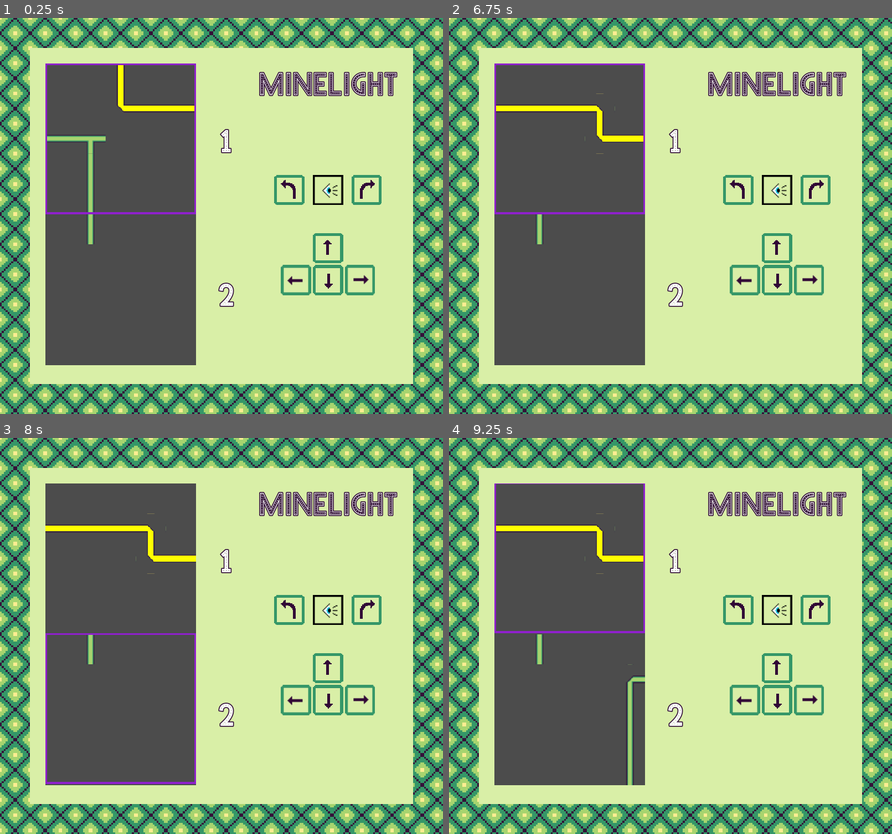
Above: before the commit, frames 1-4 (two rows, left to right).
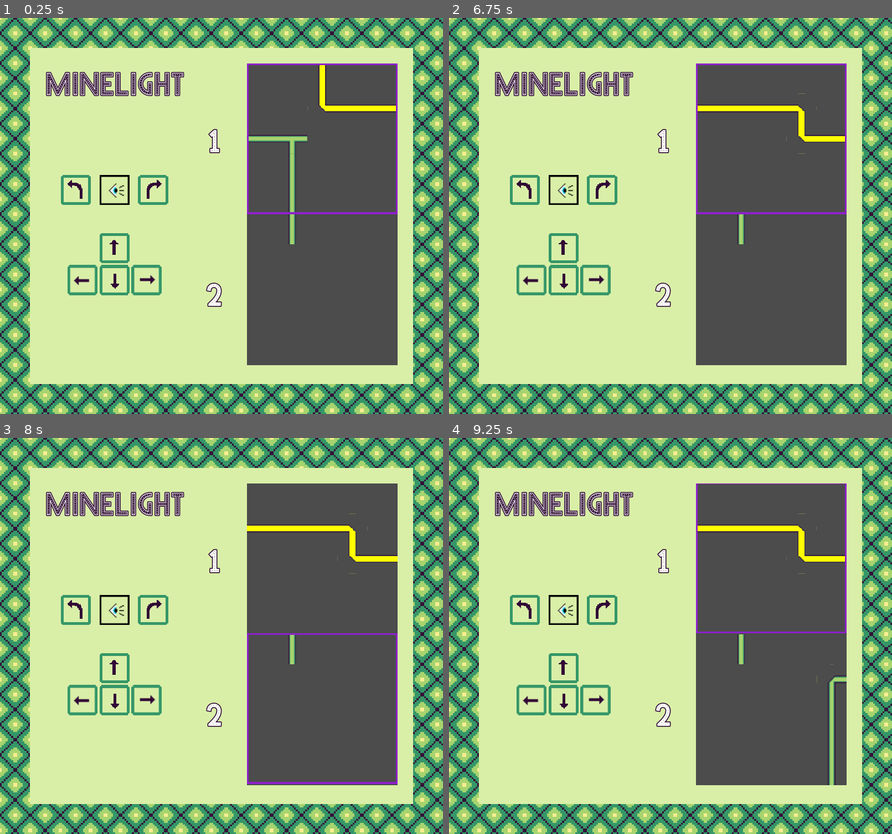
Above: after the commit, the same moments.

Repository: jojva/ld48
Game: Godot game, scene res://Main.tscn
The game is run twice, just before and just after one commit, with the same random seed, the same clock (stepped at 60 frames per second) and the same inputs.
Inputs (mouse positions are in pixels of both pictures, inside the frame that each line leads up to; where the layout moved, square brackets give the same spot in the first picture):
- Up to frame 1 (0.25 s): no input
- Up to frame 2 (6.75 s): click (524, 188) [736, 188] at 0.5 s; click (604, 188) [816, 188] at 1.25 s; click (533, 279) [745, 279] at 2 s; click (595, 279) [807, 279] at 2.75 s; click (564, 247) [776, 247] at 3.5 s; click (564, 247) [776, 247] at 4.25 s; click (564, 279) [776, 279] at 5 s; click (564, 279) [776, 279] at 5.75 s; tap Enter at 6.5 s; move the mouse to (767, 196) at 6.52 s; hold Right (ui_right) from 6.53 s (still down); click (767, 196) at 6.67 s
- Up to frame 3 (8 s): tap Space at 7.25 s; move the mouse to (132, 655) at 7.27 s; release Right (ui_right) at 7.28 s; hold Down (ui_down) from 7.28 s (still down)
- Up to frame 4 (9.25 s): tap Enter at 8 s; move the mouse to (714, 548) at 8.02 s; release Down (ui_down) at 8.03 s; hold Right (ui_right) 8.03-8.78 s; tap Space at 8.75 s; move the mouse to (648, 715) at 8.77 s; hold Up (ui_up) from 8.78 s (still down); click (648, 715) at 8.92 s

The runs differ from the first frame. In frame 1, 52% of the frame differs, in the area x 10-90%, y 11-88%; in frame 2, 52%; in frame 3, 52%; in frame 4, 52%.

Commit message:
change order

Diff:
--- a/Main.gd
+++ b/Main.gd
@@ -58,6 +58,7 @@
 
 
 func _on_TurnRight_pressed():
+	print('yo')
 	pass # Replace with function body.
 
 
--- a/Main.tscn
+++ b/Main.tscn
@@ -63,33 +63,6 @@
 "_edit_use_anchors_": false
 }
 
-[node name="HBoxContainer" type="HBoxContainer" parent="HUD/MarginContainer"]
-margin_right = 812.0
-margin_bottom = 712.0
-
-[node name="VBoxContainer" type="VBoxContainer" parent="HUD/MarginContainer/HBoxContainer"]
-margin_bottom = 712.0
-__meta__ = {
-"_edit_use_anchors_": false
-}
-
-[node name="Container" type="Container" parent="HUD/MarginContainer/HBoxContainer"]
-margin_left = 4.0
-margin_right = 406.0
-margin_bottom = 712.0
-size_flags_horizontal = 3
-size_flags_vertical = 3
-
-[node name="LevelLabels" type="VBoxContainer" parent="HUD/MarginContainer/HBoxContainer"]
-margin_left = 410.0
-margin_right = 410.0
-size_flags_horizontal = 2
-size_flags_vertical = 2
-alignment = 1
-__meta__ = {
-"_edit_use_anchors_": false
-}
-
 [node name="ColorRect" type="ColorRect" parent="HUD/MarginContainer"]
 margin_right = 812.0
 margin_bottom = 712.0
@@ -113,8 +86,172 @@
 "_edit_use_anchors_": false
 }
 
+[node name="VBoxContainer" type="VBoxContainer" parent="HUD/MarginContainer/ColorRect/MarginContainer/HBoxContainer"]
+margin_right = 297.0
+margin_bottom = 648.0
+
+[node name="Title" type="Label" parent="HUD/MarginContainer/ColorRect/MarginContainer/HBoxContainer/VBoxContainer"]
+margin_right = 297.0
+margin_bottom = 78.0
+size_flags_vertical = 5
+custom_fonts/font = SubResource( 2 )
+custom_constants/shadow_offset_x = 0
+text = "minelight"
+
+[node name="CenterContainer3" type="CenterContainer" parent="HUD/MarginContainer/ColorRect/MarginContainer/HBoxContainer/VBoxContainer"]
+margin_top = 82.0
+margin_right = 297.0
+margin_bottom = 648.0
+size_flags_horizontal = 3
+size_flags_vertical = 3
+
+[node name="VBoxContainer" type="VBoxContainer" parent="HUD/MarginContainer/ColorRect/MarginContainer/HBoxContainer/VBoxContainer/CenterContainer3"]
+margin_left = 34.0
+margin_top = 155.0
+margin_right = 262.0
+margin_bottom = 410.0
+custom_constants/separation = 59
+
+[node name="CenterContainer" type="CenterContainer" parent="HUD/MarginContainer/ColorRect/MarginContainer/HBoxContainer/VBoxContainer/CenterContainer3/VBoxContainer"]
+margin_right = 228.0
+margin_bottom = 64.0
+size_flags_horizontal = 3
+size_flags_vertical = 2
+
+[node name="HBoxContainer" type="HBoxContainer" parent="HUD/MarginContainer/ColorRect/MarginContainer/HBoxContainer/VBoxContainer/CenterContainer3/VBoxContainer/CenterContainer"]
+margin_right = 228.0
+margin_bottom = 64.0
+rect_pivot_offset = Vector2( 32, 0 )
+size_flags_horizontal = 3
+size_flags_vertical = 3
+custom_constants/separation = 18
+
+[node name="TurnLeft" type="TextureButton" parent="HUD/MarginContainer/ColorRect/MarginContainer/HBoxContainer/VBoxContainer/CenterContainer3/VBoxContainer/CenterContainer/HBoxContainer"]
+margin_right = 64.0
+margin_bottom = 64.0
+rect_min_size = Vector2( 64, 64 )
+rect_pivot_offset = Vector2( 32, 0 )
+size_flags_horizontal = 3
+texture_normal = ExtResource( 9 )
+expand = true
+
+[node name="Eye" type="TextureRect" parent="HUD/MarginContainer/ColorRect/MarginContainer/HBoxContainer/VBoxContainer/CenterContainer3/VBoxContainer/CenterContainer/HBoxContainer"]
+margin_left = 82.0
+margin_right = 146.0
+margin_bottom = 64.0
+rect_min_size = Vector2( 64, 64 )
+rect_pivot_offset = Vector2( 32, 32 )
+texture = ExtResource( 3 )
+expand = true
+
+[node name="TurnRight" type="TextureButton" parent="HUD/MarginContainer/ColorRect/MarginContainer/HBoxContainer/VBoxContainer/CenterContainer3/VBoxContainer/CenterContainer/HBoxContainer"]
+margin_left = 164.0
+margin_right = 228.0
+margin_bottom = 64.0
+rect_min_size = Vector2( 64, 64 )
+texture_normal = ExtResource( 6 )
+expand = true
+
+[node name="CenterContainer2" type="CenterContainer" parent="HUD/MarginContainer/ColorRect/MarginContainer/HBoxContainer/VBoxContainer/CenterContainer3/VBoxContainer"]
+margin_top = 123.0
+margin_right = 228.0
+margin_bottom = 255.0
+size_flags_horizontal = 3
+size_flags_vertical = 3
+
+[node name="VBoxContainer" type="VBoxContainer" parent="HUD/MarginContainer/ColorRect/MarginContainer/HBoxContainer/VBoxContainer/CenterContainer3/VBoxContainer/CenterContainer2"]
+margin_left = 14.0
+margin_right = 214.0
+margin_bottom = 132.0
+
+[node name="CenterContainer" type="CenterContainer" parent="HUD/MarginContainer/ColorRect/MarginContainer/HBoxContainer/VBoxContainer/CenterContainer3/VBoxContainer/CenterContainer2/VBoxContainer"]
+margin_right = 200.0
+margin_bottom = 64.0
+
+[node name="GoUp" type="TextureButton" parent="HUD/MarginContainer/ColorRect/MarginContainer/HBoxContainer/VBoxContainer/CenterContainer3/VBoxContainer/CenterContainer2/VBoxContainer/CenterContainer"]
+margin_left = 68.0
+margin_right = 132.0
+margin_bottom = 64.0
+rect_min_size = Vector2( 64, 64 )
+rect_pivot_offset = Vector2( 32, 0 )
+size_flags_horizontal = 3
+texture_normal = ExtResource( 8 )
+expand = true
+
+[node name="HBoxContainer" type="HBoxContainer" parent="HUD/MarginContainer/ColorRect/MarginContainer/HBoxContainer/VBoxContainer/CenterContainer3/VBoxContainer/CenterContainer2/VBoxContainer"]
+margin_top = 68.0
+margin_right = 200.0
+margin_bottom = 132.0
+rect_pivot_offset = Vector2( 32, 0 )
+size_flags_horizontal = 0
+
+[node name="ShiftLeft" type="TextureButton" parent="HUD/MarginContainer/ColorRect/MarginContainer/HBoxContainer/VBoxContainer/CenterContainer3/VBoxContainer/CenterContainer2/VBoxContainer/HBoxContainer"]
+margin_right = 64.0
+margin_bottom = 64.0
+rect_min_size = Vector2( 64, 64 )
+rect_pivot_offset = Vector2( 32, 0 )
+size_flags_horizontal = 3
+texture_normal = ExtResource( 7 )
+expand = true
+
+[node name="GoDown" type="TextureButton" parent="HUD/MarginContainer/ColorRect/MarginContainer/HBoxContainer/VBoxContainer/CenterContainer3/VBoxContainer/CenterContainer2/VBoxContainer/HBoxContainer"]
+margin_left = 68.0
+margin_right = 132.0
+margin_bottom = 64.0
+rect_min_size = Vector2( 64, 64 )
+rect_pivot_offset = Vector2( 32, 0 )
+size_flags_horizontal = 3
+texture_normal = ExtResource( 11 )
+expand = true
+
+[node name="ShiftRight" type="TextureButton" parent="HUD/MarginContainer/ColorRect/MarginContainer/HBoxContainer/VBoxContainer/CenterContainer3/VBoxContainer/CenterContainer2/VBoxContainer/HBoxContainer"]
+margin_left = 136.0
+margin_right = 200.0
+margin_bottom = 64.0
+rect_min_size = Vector2( 64, 64 )
+texture_normal = ExtResource( 10 )
+expand = true
+
+[node name="LevelLabels" type="VBoxContainer" parent="HUD/MarginContainer/ColorRect/MarginContainer/HBoxContainer"]
+margin_left = 301.0
+margin_right = 522.0
+margin_bottom = 648.0
+size_flags_horizontal = 3
+size_flags_vertical = 3
+__meta__ = {
+"_edit_use_anchors_": false
+}
+
+[node name="TopLevel" type="Label" parent="HUD/MarginContainer/ColorRect/MarginContainer/HBoxContainer/LevelLabels"]
+margin_right = 221.0
+margin_bottom = 322.0
+size_flags_horizontal = 3
+size_flags_vertical = 3
+custom_fonts/font = SubResource( 3 )
+text = "1"
+align = 1
+valign = 1
+__meta__ = {
+"_edit_use_anchors_": true
+}
+
+[node name="BottomLevel" type="Label" parent="HUD/MarginContainer/ColorRect/MarginContainer/HBoxContainer/LevelLabels"]
+margin_top = 326.0
+margin_right = 221.0
+margin_bottom = 648.0
+size_flags_horizontal = 3
+size_flags_vertical = 3
+custom_fonts/font = SubResource( 3 )
+text = "1"
+align = 1
+valign = 1
+__meta__ = {
+"_edit_use_anchors_": true
+}
+
 [node name="ViewportContainer" type="ViewportContainer" parent="HUD/MarginContainer/ColorRect/MarginContainer/HBoxContainer"]
-margin_right = 221.0
+margin_left = 526.0
+margin_right = 748.0
 margin_bottom = 648.0
 size_flags_horizontal = 3
 size_flags_vertical = 3
@@ -141,170 +278,6 @@
 "_edit_use_anchors_": false
 }
 
-[node name="LevelLabels" type="VBoxContainer" parent="HUD/MarginContainer/ColorRect/MarginContainer/HBoxContainer"]
-margin_left = 225.0
-margin_right = 447.0
-margin_bottom = 648.0
-size_flags_horizontal = 3
-size_flags_vertical = 3
-__meta__ = {
-"_edit_use_anchors_": false
-}
-
-[node name="TopLevel" type="Label" parent="HUD/MarginContainer/ColorRect/MarginContainer/HBoxContainer/LevelLabels"]
-margin_right = 222.0
-margin_bottom = 322.0
-size_flags_horizontal = 3
-size_flags_vertical = 3
-custom_fonts/font = SubResource( 2 )
-text = "1"
-align = 1
-valign = 1
-__meta__ = {
-"_edit_use_anchors_": true
-}
-
-[node name="BottomLevel" type="Label" parent="HUD/MarginContainer/ColorRect/MarginContainer/HBoxContainer/LevelLabels"]
-margin_top = 326.0
-margin_right = 222.0
-margin_bottom = 648.0
-size_flags_horizontal = 3
-size_flags_vertical = 3
-custom_fonts/font = SubResource( 2 )
-text = "1"
-align = 1
-valign = 1
-__meta__ = {
-"_edit_use_anchors_": true
-}
-
-[node name="VBoxContainer" type="VBoxContainer" parent="HUD/MarginContainer/ColorRect/MarginContainer/HBoxContainer"]
-margin_left = 451.0
-margin_right = 748.0
-margin_bottom = 648.0
-
-[node name="Title" type="Label" parent="HUD/MarginContainer/ColorRect/MarginContainer/HBoxContainer/VBoxContainer"]
-margin_right = 297.0
-margin_bottom = 78.0
-size_flags_vertical = 5
-custom_fonts/font = SubResource( 3 )
-custom_constants/shadow_offset_x = 0
-text = "minelight"
-
-[node name="CenterContainer3" type="CenterContainer" parent="HUD/MarginContainer/ColorRect/MarginContainer/HBoxContainer/VBoxContainer"]
-margin_top = 82.0
-margin_right = 297.0
-margin_bottom = 648.0
-size_flags_horizontal = 3
-size_flags_vertical = 3
-
-[node name="VBoxContainer" type="VBoxContainer" parent="HUD/MarginContainer/ColorRect/MarginContainer/HBoxContainer/VBoxContainer/CenterContainer3"]
-margin_left = 34.0
-margin_top = 155.0
-margin_right = 262.0
-margin_bottom = 410.0
-custom_constants/separation = 59
-
-[node name="CenterContainer" type="CenterContainer" parent="HUD/MarginContainer/ColorRect/MarginContainer/HBoxContainer/VBoxContainer/CenterContainer3/VBoxContainer"]
-margin_right = 228.0
-margin_bottom = 64.0
-size_flags_horizontal = 3
-size_flags_vertical = 2
-
-[node name="HBoxContainer" type="HBoxContainer" parent="HUD/MarginContainer/ColorRect/MarginContainer/HBoxContainer/VBoxContainer/CenterContainer3/VBoxContainer/CenterContainer"]
-margin_right = 228.0
-margin_bottom = 64.0
-rect_pivot_offset = Vector2( 32, 0 )
-size_flags_horizontal = 3
-size_flags_vertical = 3
-custom_constants/separation = 18
-
-[node name="TurnLeft" type="TextureButton" parent="HUD/MarginContainer/ColorRect/MarginContainer/HBoxContainer/VBoxContainer/CenterContainer3/VBoxContainer/CenterContainer/HBoxContainer"]
-margin_right = 64.0
-margin_bottom = 64.0
-rect_min_size = Vector2( 64, 64 )
-rect_pivot_offset = Vector2( 32, 0 )
-size_flags_horizontal = 3
-texture_normal = ExtResource( 9 )
-expand = true
-
-[node name="Eye" type="TextureRect" parent="HUD/MarginContainer/ColorRect/MarginContainer/HBoxContainer/VBoxContainer/CenterContainer3/VBoxContainer/CenterContainer/HBoxContainer"]
-margin_left = 82.0
-margin_right = 146.0
-margin_bottom = 64.0
-rect_min_size = Vector2( 64, 64 )
-rect_pivot_offset = Vector2( 32, 32 )
-texture = ExtResource( 3 )
-expand = true
-
-[node name="TurnRight" type="TextureButton" parent="HUD/MarginContainer/ColorRect/MarginContainer/HBoxContainer/VBoxContainer/CenterContainer3/VBoxContainer/CenterContainer/HBoxContainer"]
-margin_left = 164.0
-margin_right = 228.0
-margin_bottom = 64.0
-rect_min_size = Vector2( 64, 64 )
-texture_normal = ExtResource( 6 )
-expand = true
-
-[node name="CenterContainer2" type="CenterContainer" parent="HUD/MarginContainer/ColorRect/MarginContainer/HBoxContainer/VBoxContainer/CenterContainer3/VBoxContainer"]
-margin_top = 123.0
-margin_right = 228.0
-margin_bottom = 255.0
-size_flags_horizontal = 3
-size_flags_vertical = 3
-
-[node name="VBoxContainer" type="VBoxContainer" parent="HUD/MarginContainer/ColorRect/MarginContainer/HBoxContainer/VBoxContainer/CenterContainer3/VBoxContainer/CenterContainer2"]
-margin_left = 14.0
-margin_right = 214.0
-margin_bottom = 132.0
-
-[node name="CenterContainer" type="CenterContainer" parent="HUD/MarginContainer/ColorRect/MarginContainer/HBoxContainer/VBoxContainer/CenterContainer3/VBoxContainer/CenterContainer2/VBoxContainer"]
-margin_right = 200.0
-margin_bottom = 64.0
-
-[node name="GoUp" type="TextureButton" parent="HUD/MarginContainer/ColorRect/MarginContainer/HBoxContainer/VBoxContainer/CenterContainer3/VBoxContainer/CenterContainer2/VBoxContainer/CenterContainer"]
-margin_left = 68.0
-margin_right = 132.0
-margin_bottom = 64.0
-rect_min_size = Vector2( 64, 64 )
-rect_pivot_offset = Vector2( 32, 0 )
-size_flags_horizontal = 3
-texture_normal = ExtResource( 8 )
-expand = true
-
-[node name="HBoxContainer" type="HBoxContainer" parent="HUD/MarginContainer/ColorRect/MarginContainer/HBoxContainer/VBoxContainer/CenterContainer3/VBoxContainer/CenterContainer2/VBoxContainer"]
-margin_top = 68.0
-margin_right = 200.0
-margin_bottom = 132.0
-rect_pivot_offset = Vector2( 32, 0 )
-size_flags_horizontal = 0
-
-[node name="ShiftLeft" type="TextureButton" parent="HUD/MarginContainer/ColorRect/MarginContainer/HBoxContainer/VBoxContainer/CenterContainer3/VBoxContainer/CenterContainer2/VBoxContainer/HBoxContainer"]
-margin_right = 64.0
-margin_bottom = 64.0
-rect_min_size = Vector2( 64, 64 )
-rect_pivot_offset = Vector2( 32, 0 )
-size_flags_horizontal = 3
-texture_normal = ExtResource( 7 )
-expand = true
-
-[node name="GoDown" type="TextureButton" parent="HUD/MarginContainer/ColorRect/MarginContainer/HBoxContainer/VBoxContainer/CenterContainer3/VBoxContainer/CenterContainer2/VBoxContainer/HBoxContainer"]
-margin_left = 68.0
-margin_right = 132.0
-margin_bottom = 64.0
-rect_min_size = Vector2( 64, 64 )
-rect_pivot_offset = Vector2( 32, 0 )
-size_flags_horizontal = 3
-texture_normal = ExtResource( 11 )
-expand = true
-
-[node name="ShiftRight" type="TextureButton" parent="HUD/MarginContainer/ColorRect/MarginContainer/HBoxContainer/VBoxContainer/CenterContainer3/VBoxContainer/CenterContainer2/VBoxContainer/HBoxContainer"]
-margin_left = 136.0
-margin_right = 200.0
-margin_bottom = 64.0
-rect_min_size = Vector2( 64, 64 )
-texture_normal = ExtResource( 10 )
-expand = true
-
 [connection signal="pressed" from="HUD/MarginContainer/ColorRect/MarginContainer/HBoxContainer/VBoxContainer/CenterContainer3/VBoxContainer/CenterContainer/HBoxContainer/TurnLeft" to="." method="_on_TurnLeft_pressed"]
 [connection signal="pressed" from="HUD/MarginContainer/ColorRect/MarginContainer/HBoxContainer/VBoxContainer/CenterContainer3/VBoxContainer/CenterContainer/HBoxContainer/TurnRight" to="." method="_on_TurnRight_pressed"]
 [connection signal="pressed" from="HUD/MarginContainer/ColorRect/MarginContainer/HBoxContainer/VBoxContainer/CenterContainer3/VBoxContainer/CenterContainer2/VBoxContainer/CenterContainer/GoUp" to="." method="_on_GoUp_pressed"]
